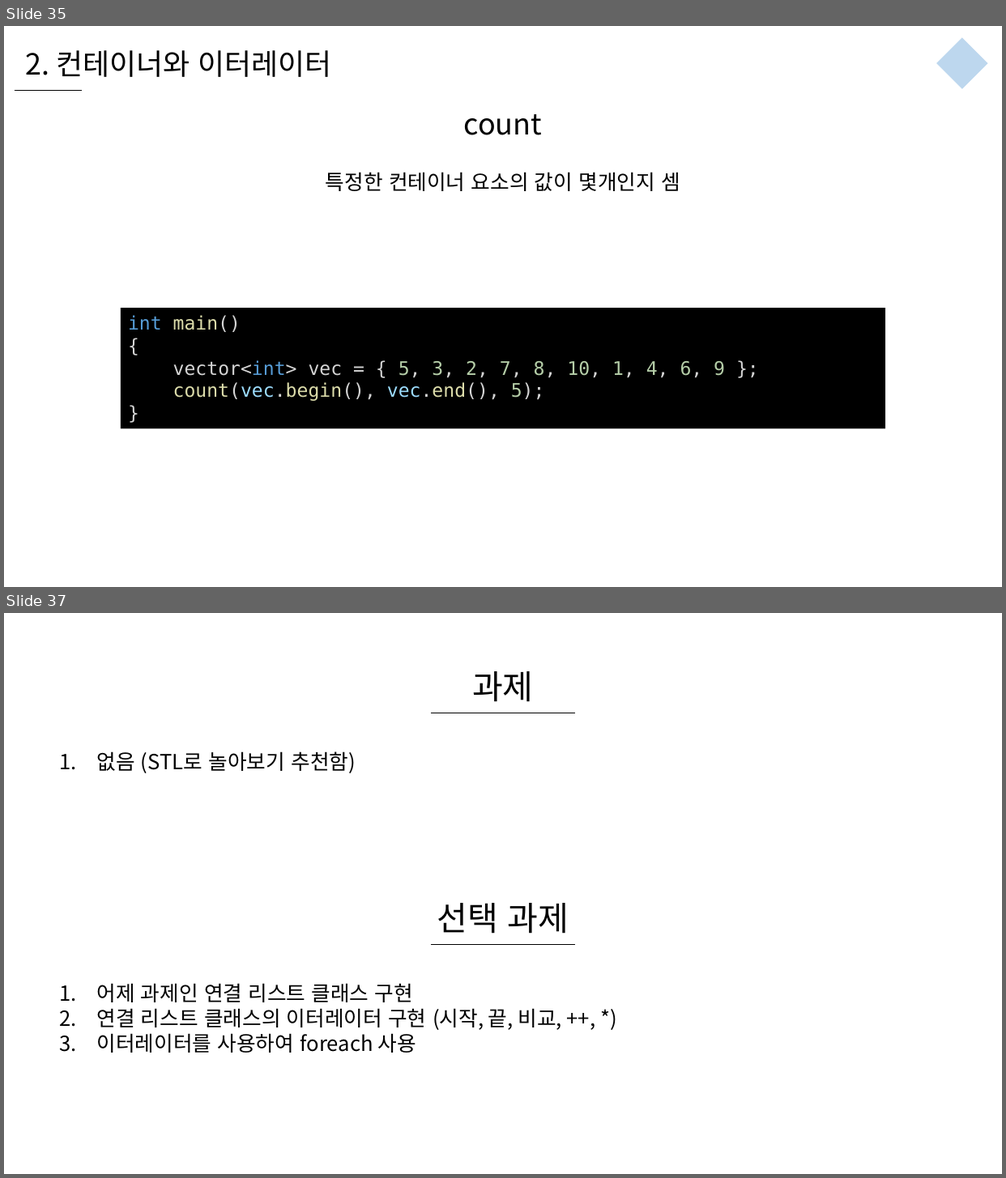
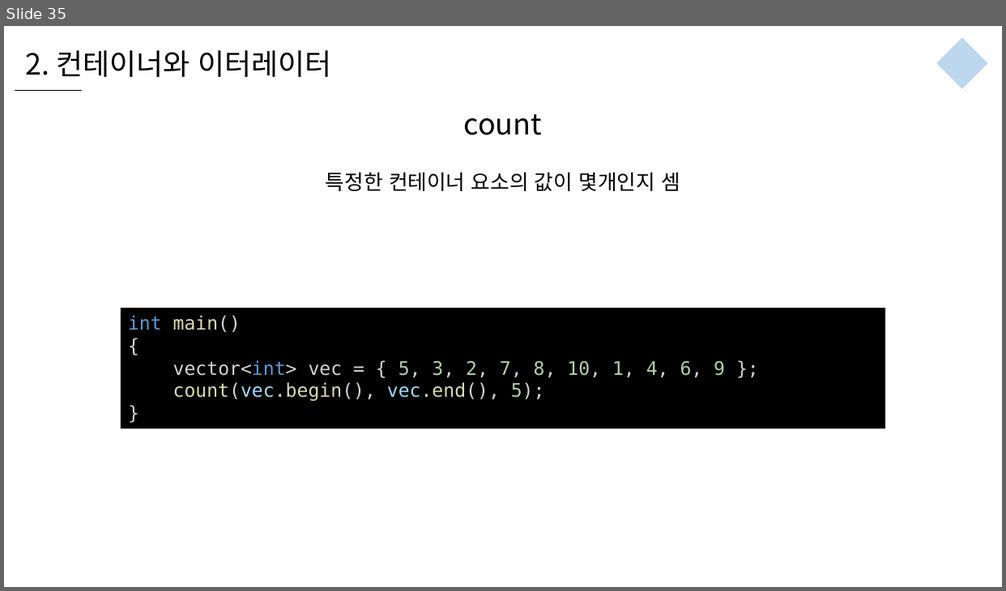
Before and after one commit to WooLyung/2021-RG-Lecture, a slide deck: 수업 자료/4 - C++ STL.pptx. Shown one above the other, each under a label of ours: slides 35 and 37 before the commit, slide 35 after it; the slides between them are not shown. The pictures are 1006x1178 and 1006x591 pixels, drawn with LibreOffice and Linux fonts; fonts in the diff are those of the drawing. Boxes give left, top, right and bottom in pixels: in the first picture for what was removed or moved away, otherwise in the second. Text is boxed around its words. In the diff, an @@ line names an element or a change of style, - is before the commit and + after.

```diff
--- a/수업 자료/4 - C++ STL.pptx
+++ b/수업 자료/4 - C++ STL.pptx
@@ slide 37 removed at (4,613,1002,1174), background #FFFFFF @@
@@ text removed at (472,671,534,702) @@
-과제
@@ line removed from (431, 713) to (575, 713) @@
@@ text removed at (96,752,356,773) @@
-1. 없음 (STL로 놀아보기 추천함)
@@ text removed at (437,903,569,934) @@
-선택 과제
@@ line removed from (431, 944) to (575, 944) @@
@@ text removed at (96,983,561,1053) @@
-1. 어제 과제인 연결 리스트 클래스 구현
-2. 연결 리스트 클래스의 이터레이터 구현 (시작, 끝, 비교, ++, *)
-3. 이터레이터를 사용하여 foreach 사용
```
Also in this commit, not shown: 1 slide changed, 1 other slide removed, 9 other files.
